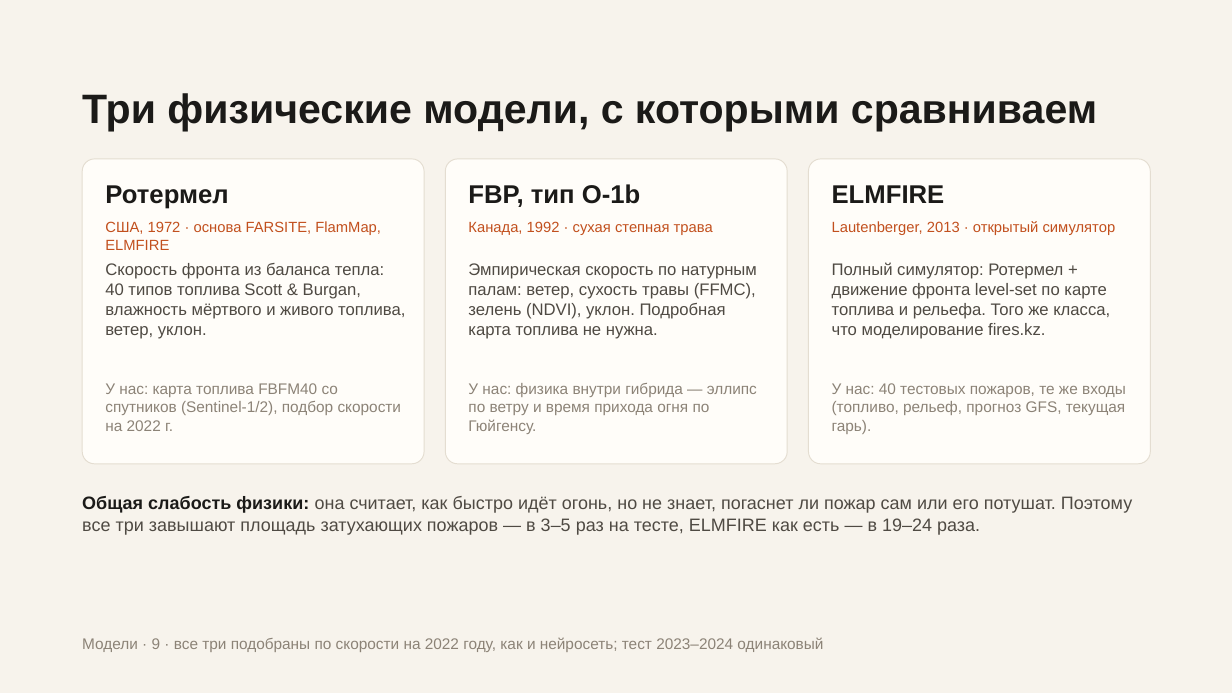
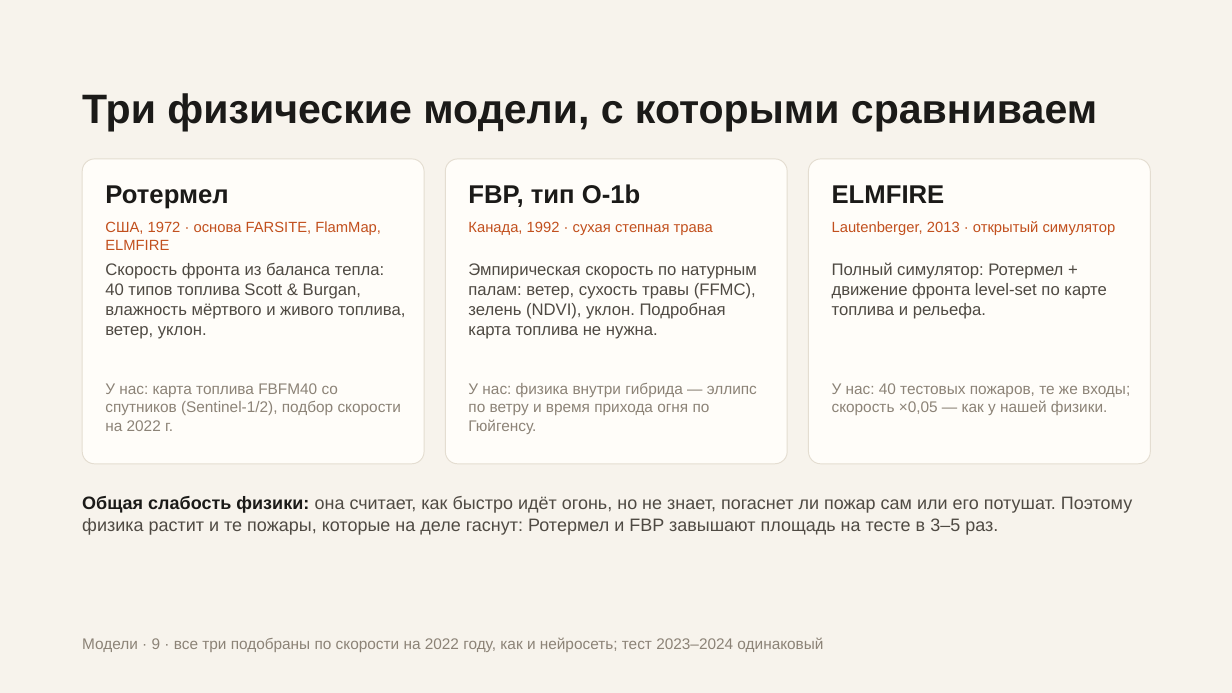
Before and after one commit to Bekabaev/fire_proj, a slide deck: slide 9 of presentation/presentation_short.pptx. Drawn at 1232x693 pixels with LibreOffice and Linux fonts; fonts in the diff are those of the drawing. Boxes give left, top, right and bottom in pixels: in the first picture for what was removed or moved away, otherwise in the second. Text is boxed around its words. In the diff, an @@ line names an element or a change of style, - is before the commit and + after.

```diff
--- a/presentation/presentation_short.pptx
+++ b/presentation/presentation_short.pptx
@@ text at (832,262,1107,319): text changed @@
-Полный симулятор: Ротермел + движение фронта level-set по карте топлива и рельефа. Того же класса, что моделирование fires.kz.
+Полный симулятор: Ротермел + движение фронта level-set по карте топлива и рельефа.
@@ text at (832,383,1130,415): text changed @@
-У нас: 40 тестовых пожаров, те же входы (топливо, рельеф, прогноз GFS, текущая гарь).
+У нас: 40 тестовых пожаров, те же входы; скорость ×0,05 — как у нашей физики.
@@ text at (82,496,1132,535): text changed @@
-Общая слабость физики: она считает, как быстро идёт огонь, но не знает, погаснет ли пожар сам или его потушат. Поэтому все три завышают площадь затухающих пожаров — в 3–5 раз на тесте, ELMFIRE как есть — в 19–24 раза.
+Общая слабость физики: она считает, как быстро идёт огонь, но не знает, погаснет ли пожар сам или его потушат. Поэтому физика растит и те пожары, которые на деле гаснут: Ротермел и FBP завышают площадь на тесте в 3–5 раз.
```
Also in this commit, not shown: 8 other slides changed, 9 other files.
